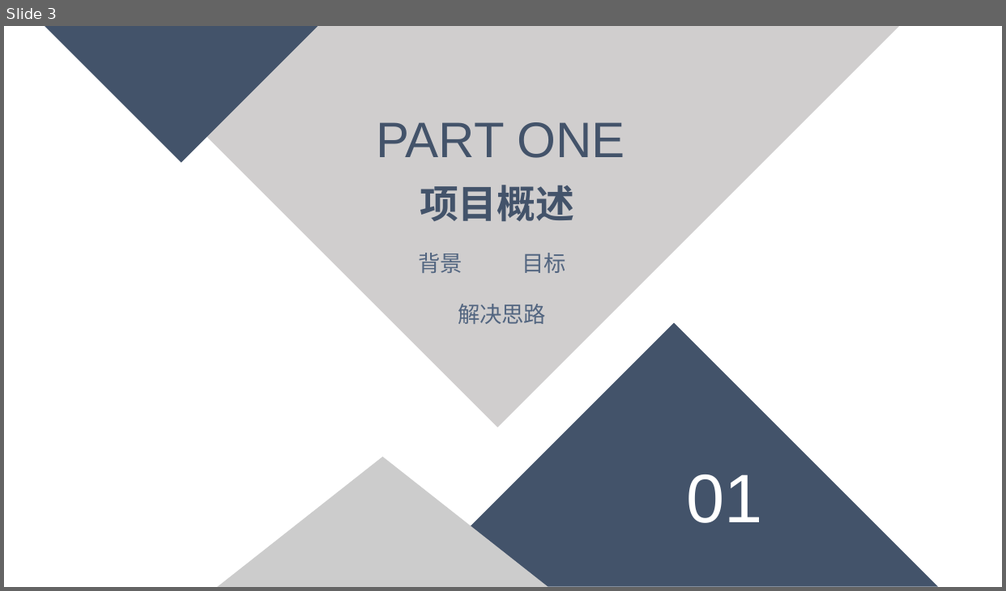
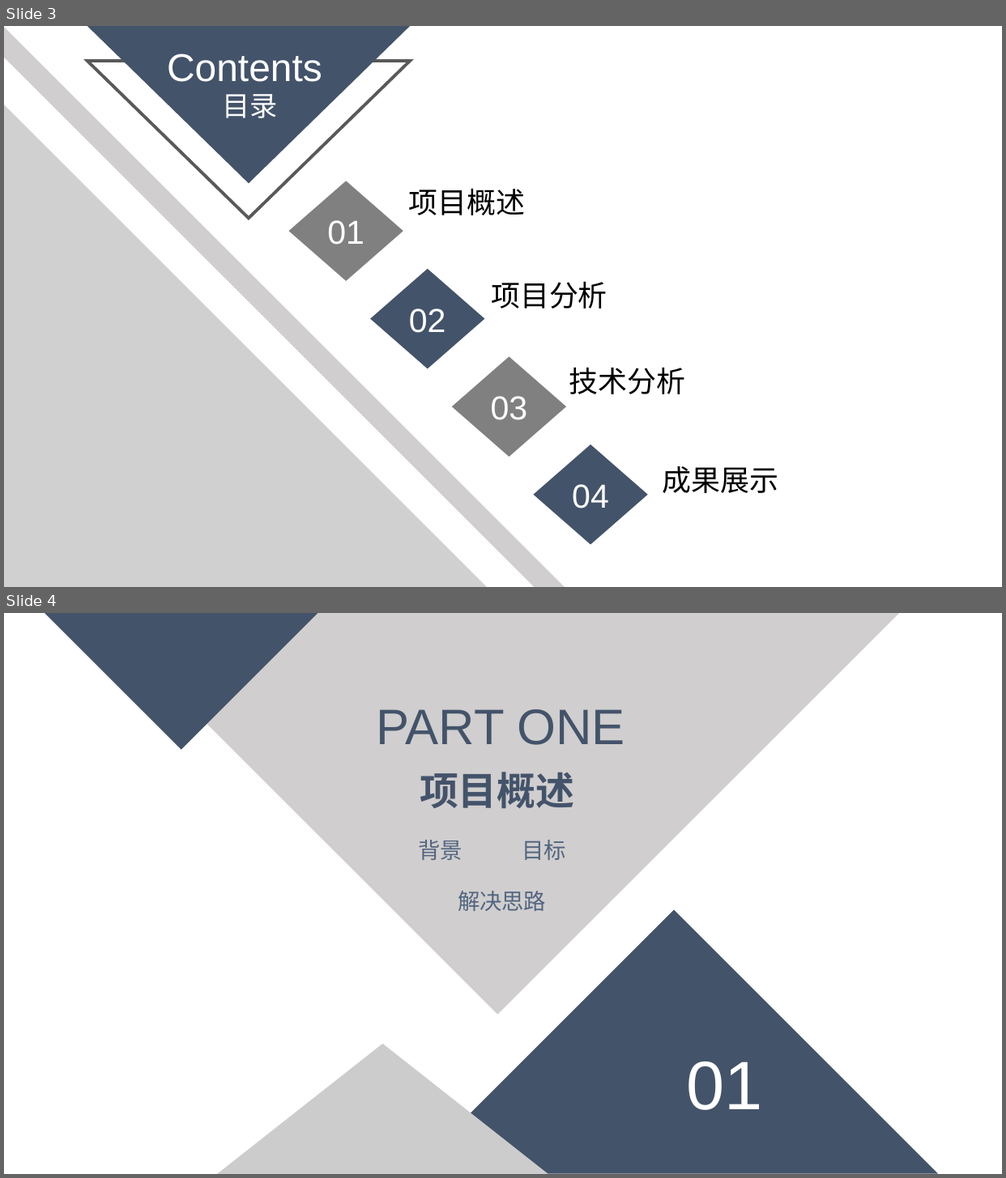
Before and after one commit to bookyue/A05, a slide deck: A类-1903011-一块钱四个窝窝头-基于人工智能的视觉识别技术项目简介ppt.pptx. Shown one above the other, each under a label of ours: slide 3 before the commit, slides 3 and 4 after it. The pictures are 1006x591 and 1006x1178 pixels, drawn with LibreOffice and Linux fonts; fonts in the diff are those of the drawing; grey boxes stand for pictures. Boxes give left, top, right and bottom in pixels: in the first picture for what was removed or moved away, otherwise in the second. Text is boxed around its words. In the diff, an @@ line names an element or a change of style, - is before the commit and + after.

```diff
--- a/A类-1903011-一块钱四个窝窝头-基于人工智能的视觉识别技术项目简介ppt.pptx
+++ b/A类-1903011-一块钱四个窝窝头-基于人工智能的视觉识别技术项目简介ppt.pptx
@@ slide 3 added at [4,26,1002,587], background #FFFFFF @@
@@ freeform shape added at [4,26,567,587], fill #D0CECE @@
@@ triangle added at [87,26,409,184], fill #43536A @@
@@ triangle added at [87,61,409,219], outline #595959 2.25 pt @@
@@ text added at [167,54,322,118], 28 pt, text #FFFFFF @@
+Contents
+目录
@@ picture added at [4,105,487,587] @@
@@ diamond added at [288,181,403,280], fill #808080, 24 pt, text #FFFFFF @@
+01
@@ text added at [408,188,525,216], 21 pt, text #000000 @@
+项目概述
@@ diamond added at [370,268,485,369], fill #43536A, 24 pt, text #FFFFFF @@
+02
@@ text added at [491,281,607,309], 21 pt, text #000000 @@
+项目分析
@@ diamond added at [452,357,567,457], fill #808080, 24 pt, text #FFFFFF @@
+03
@@ text added at [569,367,685,395], 21 pt, text #000000 @@
+技术分析
@@ diamond added at [533,445,648,545], fill #43536A, 24 pt, text #FFFFFF @@
+04
@@ text added at [663,467,779,493], 21 pt, text #000000 @@
+成果展示
@@ what was slide 3 is now slide 4 @@
```
Also in this commit, not shown: 4 slides changed, 1 slide removed.
